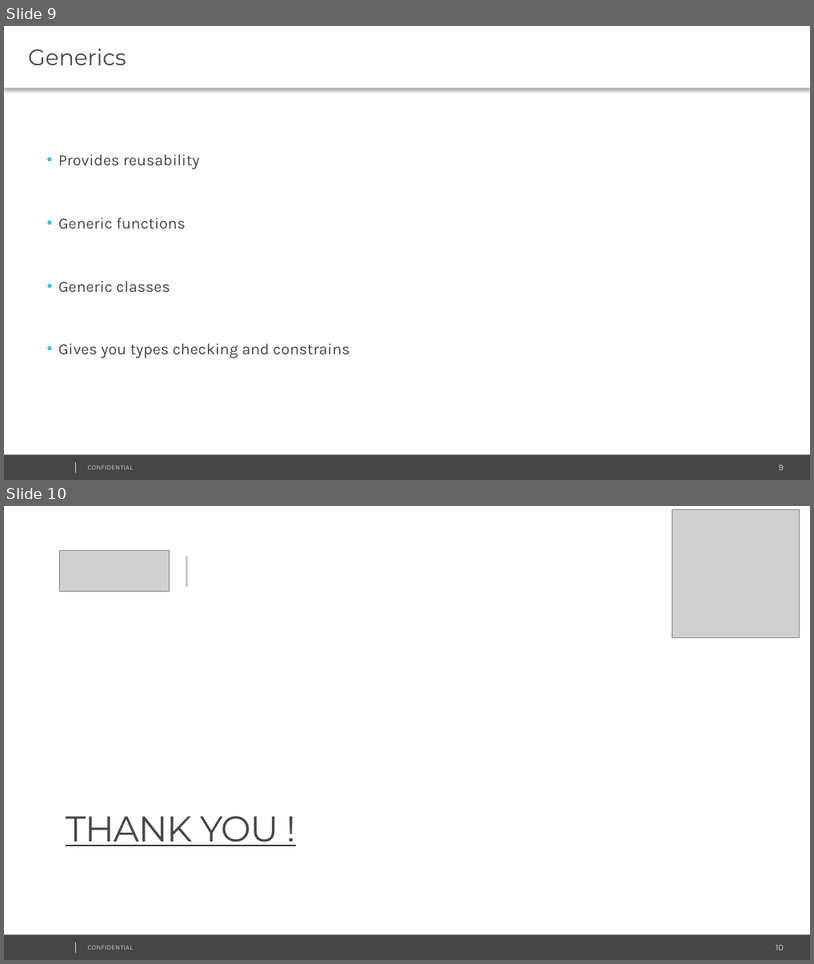
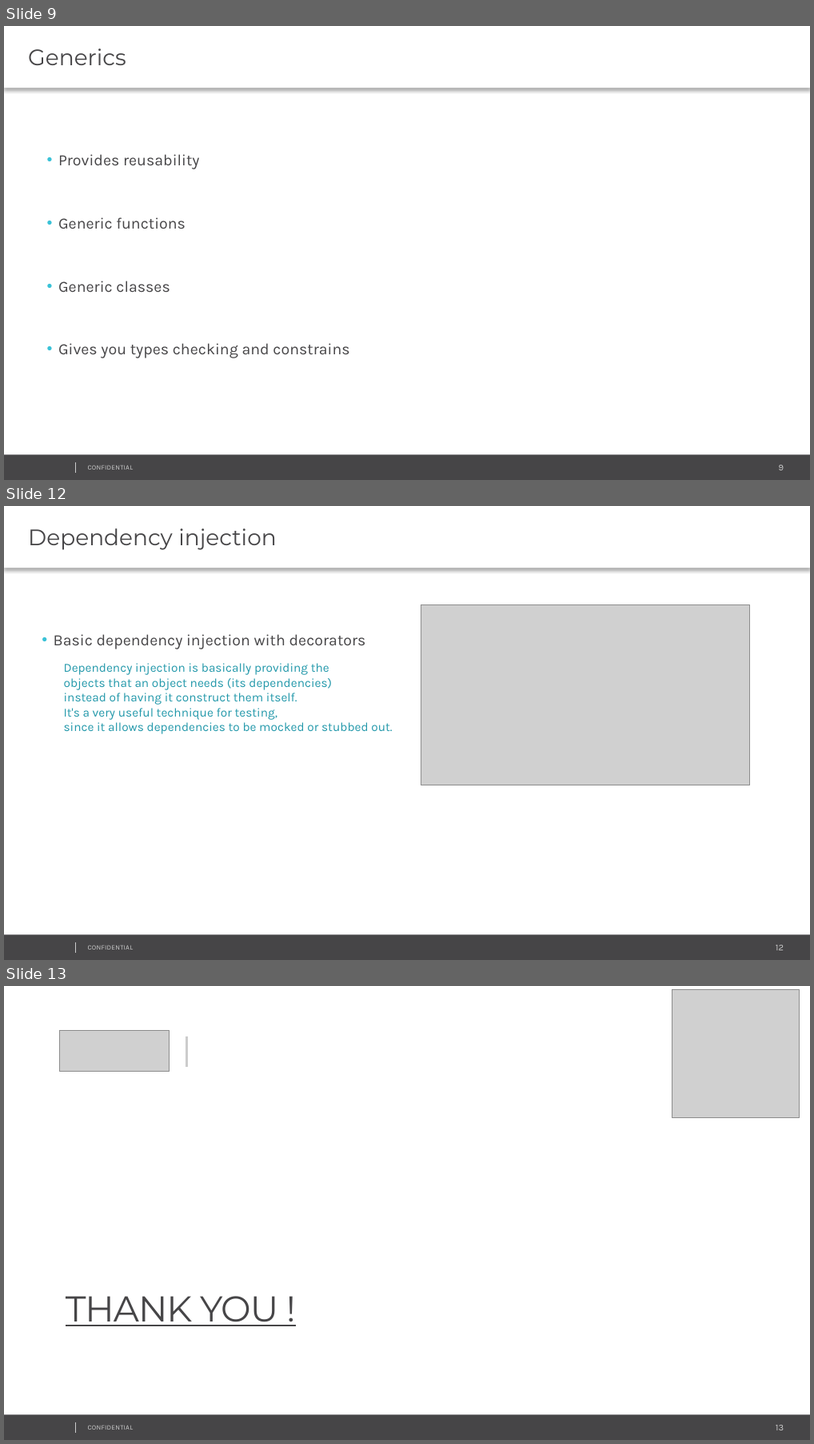
Before and after one commit to IvanPetkovPetkov/TypeScript-Template, a slide deck: EPAM_TypeScriptFundamentals.pptx. Shown one above the other, each under a label of ours: slides 9 and 10 before the commit, slides 9, 12 and 13 after it; the slides between them are not shown. The pictures are 814x964 and 814x1444 pixels, drawn with LibreOffice and Linux fonts; fonts in the diff are those of the drawing; grey boxes stand for pictures; background and template pictures are left out. Boxes give left, top, right and bottom in pixels: in the first picture for what was removed or moved away, otherwise in the second. Text is boxed around its words. In the diff, an @@ line names an element or a change of style, - is before the commit and + after.

```diff
--- a/EPAM_TypeScriptFundamentals.pptx
+++ b/EPAM_TypeScriptFundamentals.pptx
@@ slide 12 added at <box>4,506,810,960</box>, background #FFFFFF; not listed: 4 template elements that a slide beside it also shows @@
@@ text added at <box>4,506,810,568</box>, fill #FFFFFF, 20 pt, text #464547 @@
+Dependency injection
@@ picture added at <box>422,604,750,784</box> @@
@@ text added at <box>54,634,366,649</box>, 14 pt, text #464547 @@
+• Basic dependency injection with decorators
@@ text added at <box>64,663,392,734</box>, 11 pt, text #2298AA @@
+Dependency injection is basically providing the
+objects that an object needs (its dependencies)
+instead of having it construct them itself.
+It's a very useful technique for testing,
+since it allows dependencies to be mocked or stubbed out.
@@ what was slide 10 is now slide 13 @@
@@ page number at <box>776,1424,784,1430</box>: text changed @@
-10
+13
```
Also in this commit, not shown: 3 slides changed, 2 other slides added, 3 other files.
